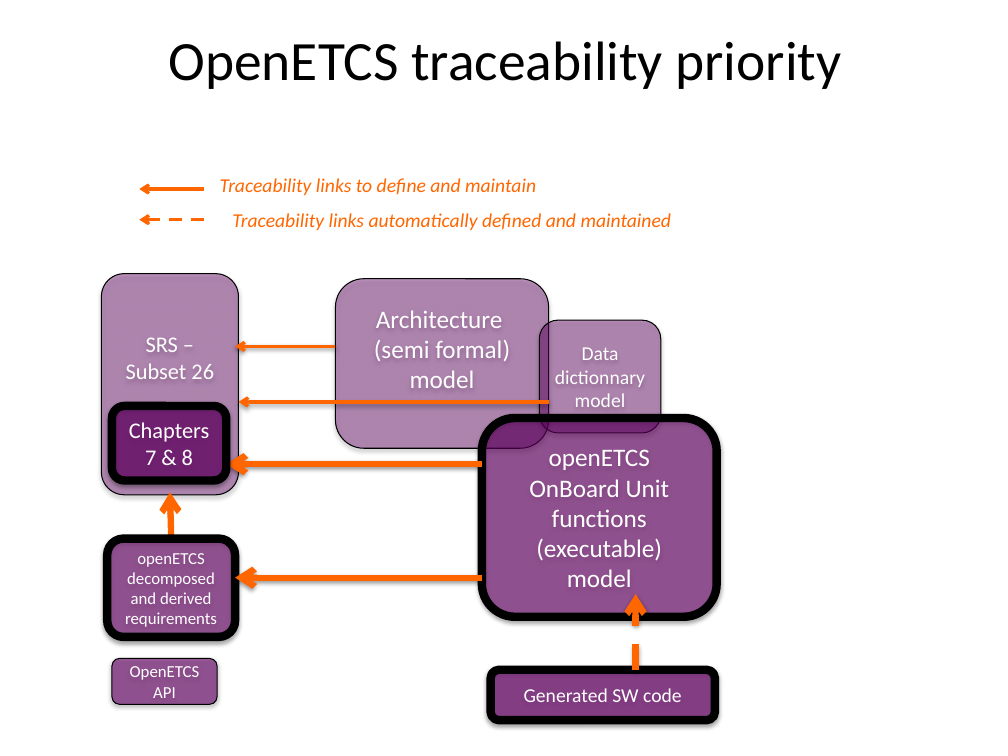
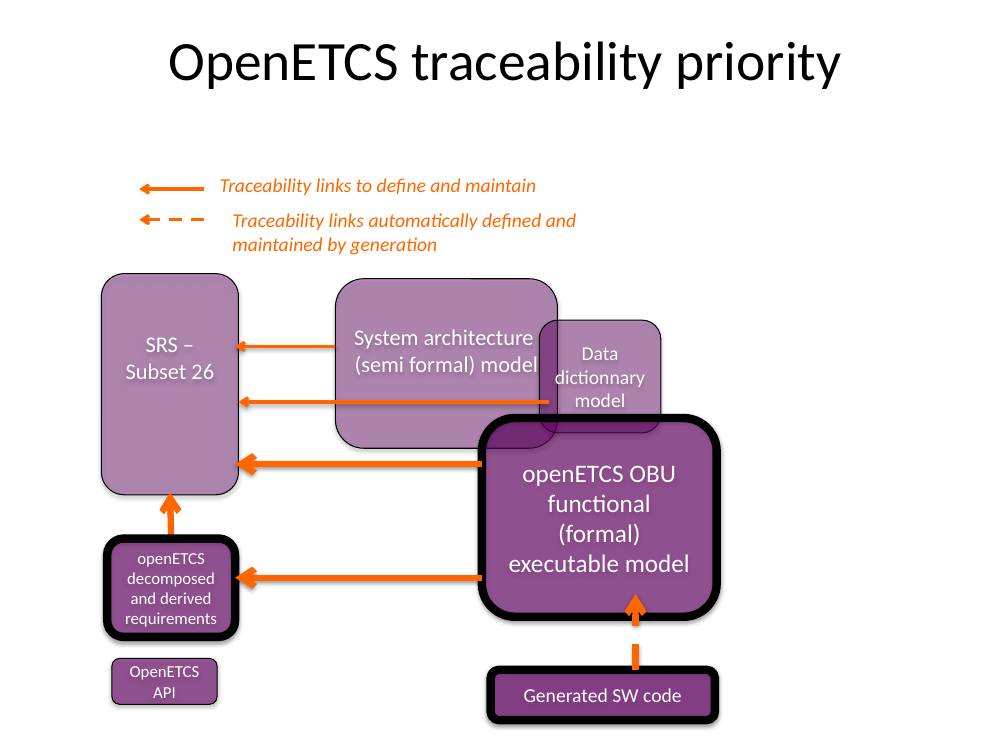
Before and after one commit to openETCS/toolchain, a slide deck: slide 7 of T7.3/TraceabilityArchitecture/images/2015-10-25 openETCS traceability_Figures.pptx. Drawn at 1008x756 pixels with LibreOffice and Linux fonts; fonts in the diff are those of the drawing. Boxes give left, top, right and bottom in pixels: in the first picture for what was removed or moved away, otherwise in the second. Text is boxed around its words. In the diff, an @@ line names an element or a change of style, - is before the commit and + after.

Commit message:
update traceability architecture until First solution (chapter 4)
Structure document with a systems engineering approach: scope, needs
with scenarios, tool chain requirements, solutions.

```diff
--- a/T7.3/TraceabilityArchitecture/images/2015-10-25 openETCS traceability_Figures.pptx
+++ b/T7.3/TraceabilityArchitecture/images/2015-10-25 openETCS traceability_Figures.pptx
@@ text at [232,213,576,255]: text changed @@
-Traceability links automatically defined and maintained
+Traceability links automatically defined and maintained by generation
@@ rounded rectangle "System architecture": place and size @@
-rounded rectangle "System architecture" at [336,279,548,449]
+rounded rectangle "System architecture" at [336,279,557,449]
@@ text in rounded rectangle at [354,329,534,349]: text changed; size 18 to 16 pt @@
-Architecture
+System architecture
@@ text in rounded rectangle at [355,356,538,375]: size 18 to 16 pt in "(semi formal) model" @@
@@ rounded rectangle removed at [112,406,226,481] @@
-Chapters 7 & 8
@@ arrow moved from (482, 464) - (226, 464) to (482, 464) - (235, 464) @@
@@ text in rounded rectangle at [509,465,690,572]: text changed @@
-openETCS OnBoard Unit functions
-(executable) model
+openETCS OBU functional
+(formal)
+executable model
```
Also in this commit, not shown: 10 other files.
